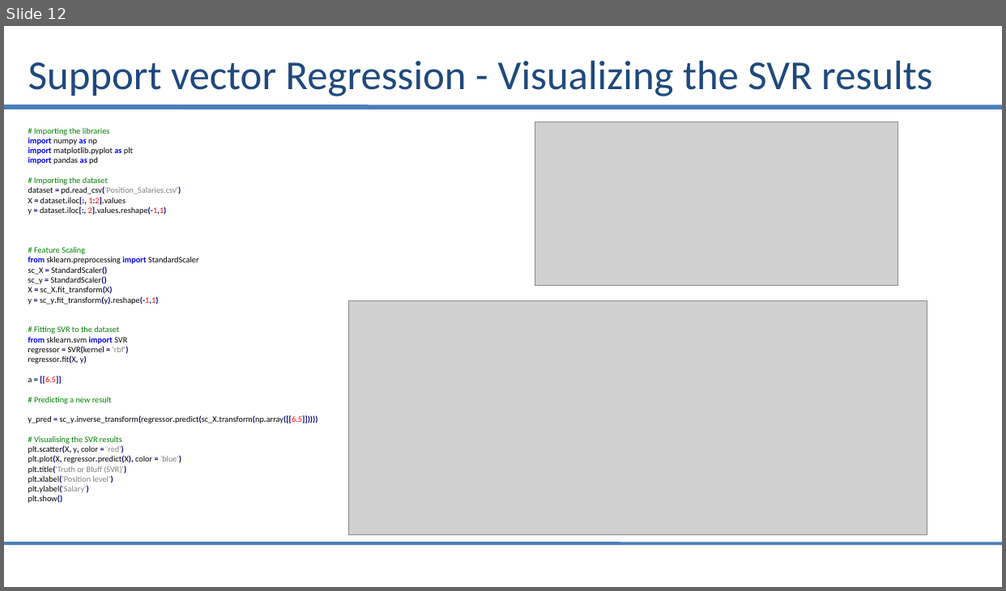
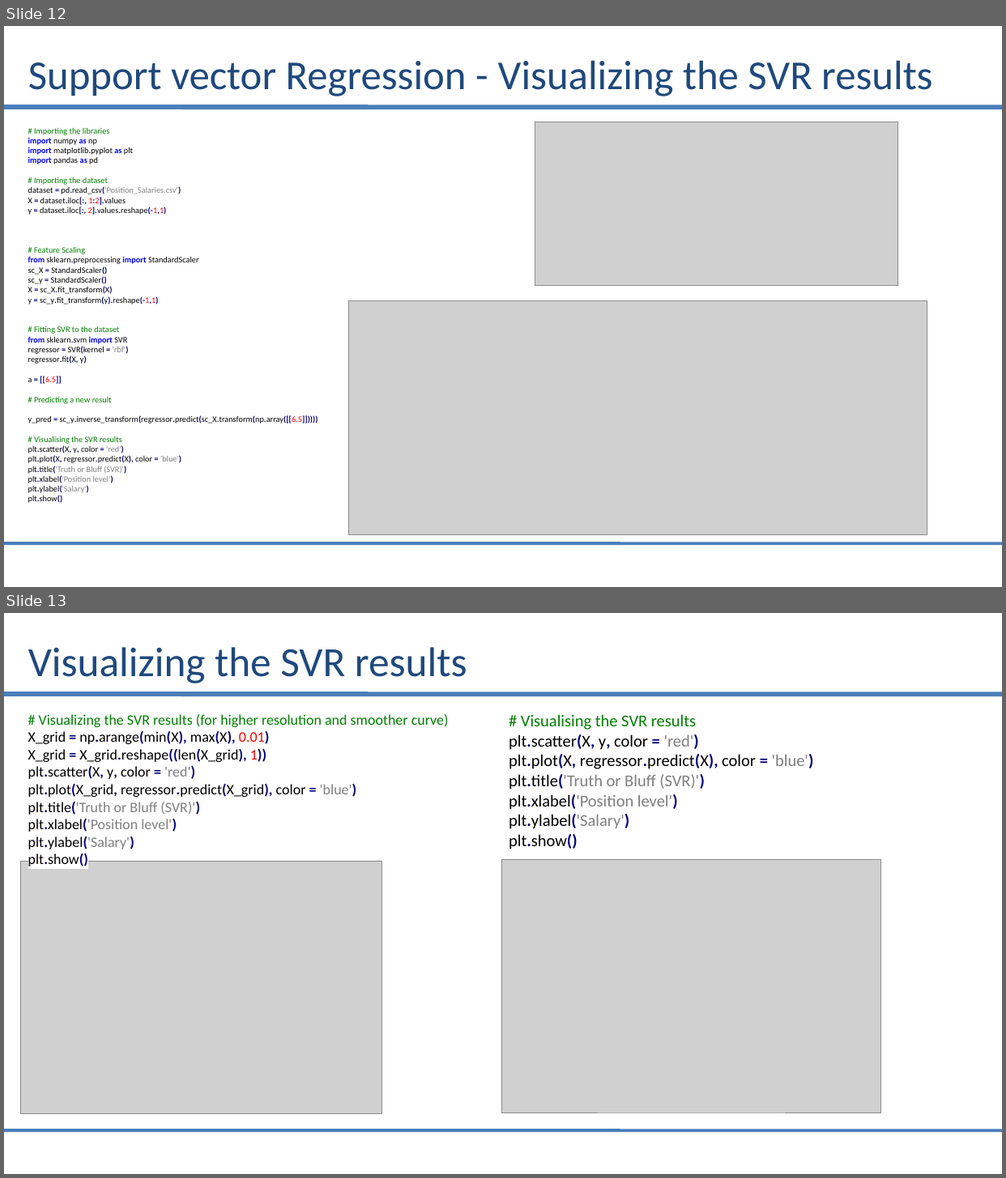
Before and after one commit to saiprasad94/DataSciencePython, a slide deck: Support_Vector_Regression/Support_vector_Regression.pptx. Shown one above the other, each under a label of ours: slide 12 before the commit, slides 12 and 13 after it. The pictures are 1006x591 and 1006x1178 pixels, drawn with LibreOffice and Linux fonts; fonts in the diff are those of the drawing; grey boxes stand for pictures. Boxes give left, top, right and bottom in pixels: in the first picture for what was removed or moved away, otherwise in the second. Text is boxed around its words. In the diff, an @@ line names an element or a change of style, - is before the commit and + after.

```diff
--- a/Support_Vector_Regression/Support_vector_Regression.pptx
+++ b/Support_Vector_Regression/Support_vector_Regression.pptx
@@ slide 13 added at bbox=[4, 613, 1002, 1174], background #FFFFFF; not listed: 2 template elements that a slide beside it also shows @@
@@ title added at bbox=[28, 647, 467, 683], 40 pt, text #1F497D @@
+Visualizing the SVR results
@@ text added at bbox=[28, 714, 449, 867], 14 pt, text #000000 @@
+# Visualizing the SVR results (for higher resolution and smoother curve)
+X_grid = np.arange(min(X), max(X), 0.01)
+X_grid = X_grid.reshape((len(X_grid), 1))
+plt.scatter(X, y, color = 'red')
+plt.plot(X_grid, regressor.predict(X_grid), color = 'blue')
+plt.title('Truth or Bluff (SVR)')
+plt.xlabel('Position level')
+plt.ylabel('Salary')
+plt.show()
@@ text added at bbox=[509, 714, 814, 850], 16 pt, text #000000 @@
+# Visualising the SVR results
+plt.scatter(X, y, color = 'red')
+plt.plot(X, regressor.predict(X), color = 'blue')
+plt.title('Truth or Bluff (SVR)')
+plt.xlabel('Position level')
+plt.ylabel('Salary')
+plt.show()
@@ picture added at bbox=[20, 861, 381, 1114] @@
@@ picture added at bbox=[502, 860, 881, 1113] @@
```
Also in this commit, not shown: 1 other file.
